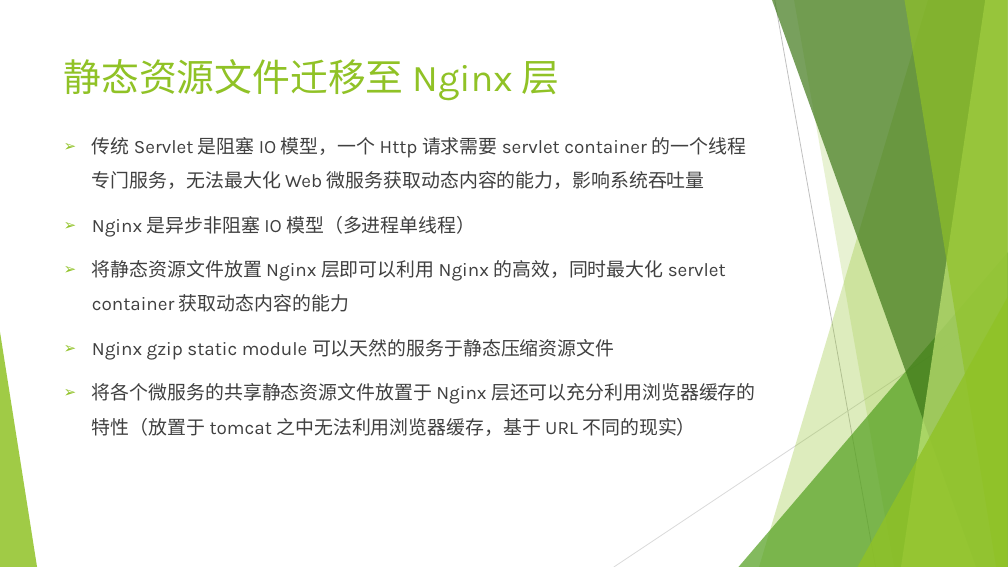
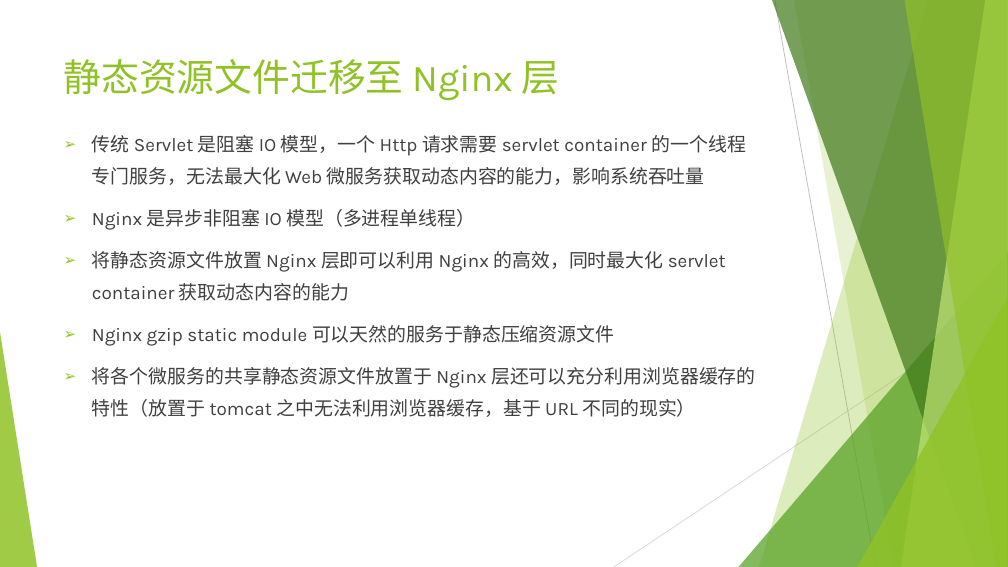
Before and after one commit to rliuyi/Inspiration, a slide deck: slide 13 of JAD Optimization.pptx. Drawn at 1008x567 pixels with LibreOffice and Linux fonts; fonts in the diff are those of the drawing. Boxes give left, top, right and bottom in pixels: in the first picture for what was removed or moved away, otherwise in the second. Text is boxed around its words. In the diff, an @@ line names an element or a change of style, - is before the commit and + after.

```diff
--- a/JAD Optimization.pptx
+++ b/JAD Optimization.pptx
@@ text "传统 Servlet 是阻塞 IO 模型，一个 ..." at [92,135,756,417]: line spacing 1.5 to 1.4 @@
```
Also in this commit, not shown: 1 other slide changed, 1 slide added.
